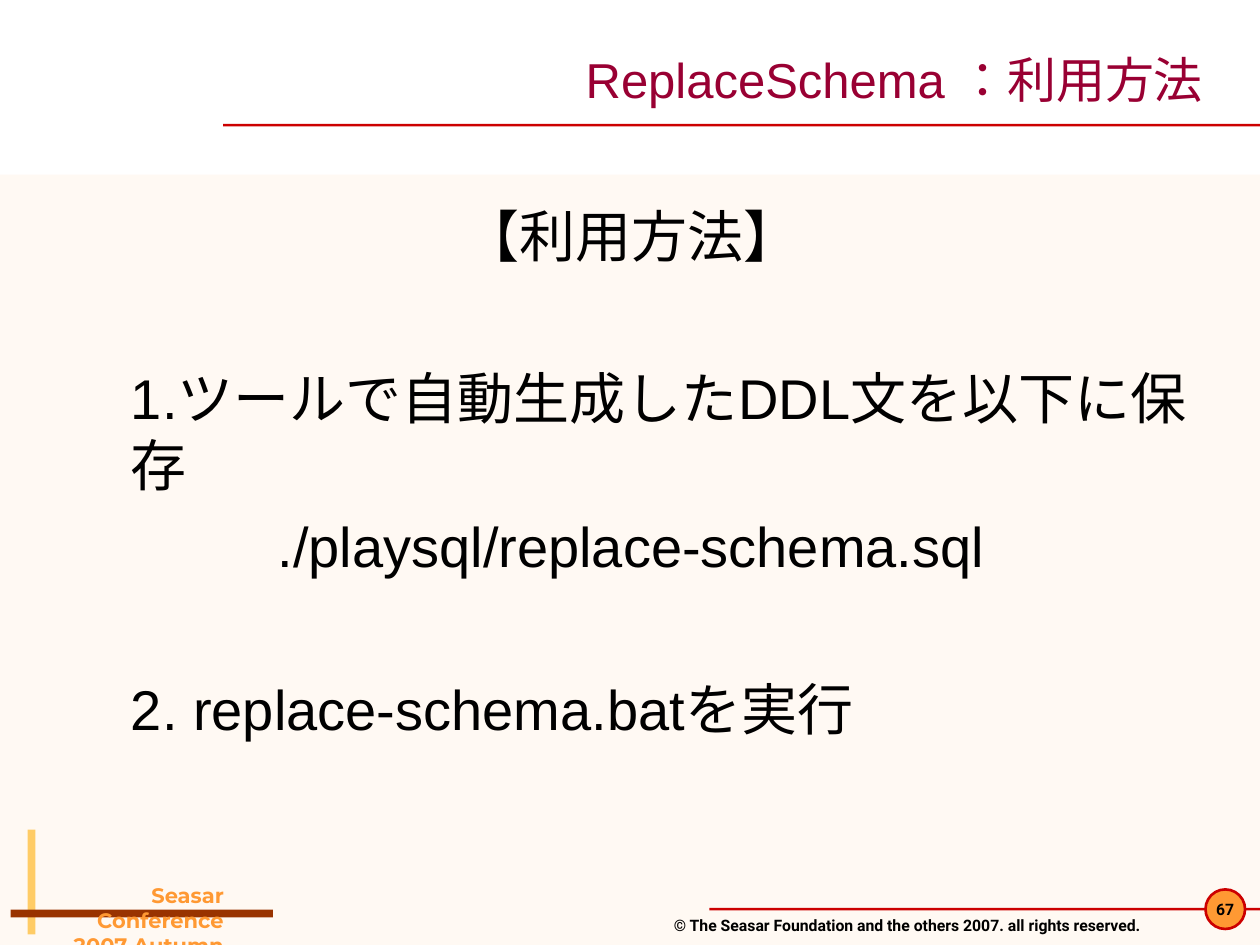
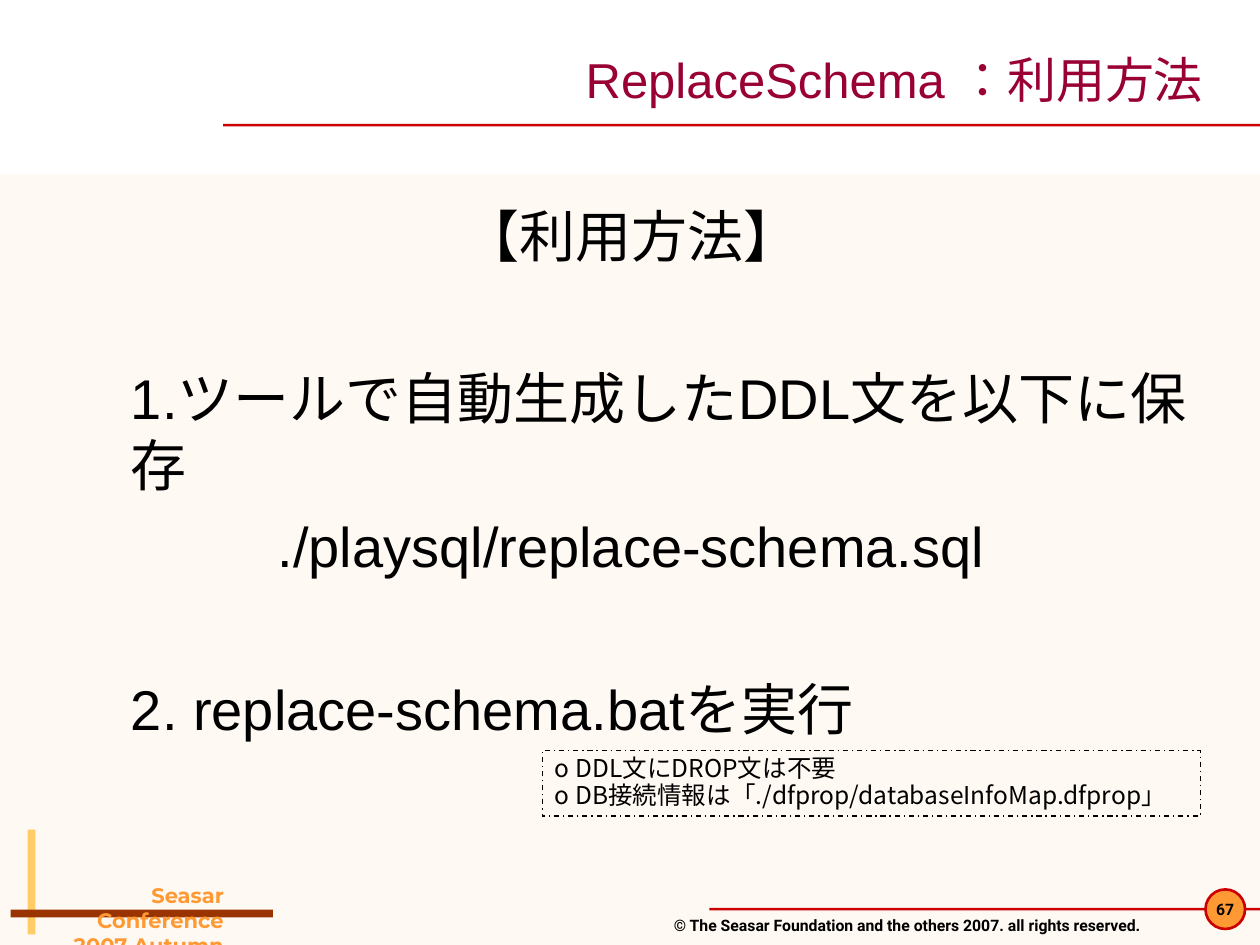
Before and after one commit to seasarorg/dbflute, a slide deck: slide 67 of dbflute/etc/doc/pres/sc2007a_2-DBFlute.ppt. Drawn at 1260x945 pixels with LibreOffice and Linux fonts; fonts in the diff are those of the drawing; background and template pictures are left out. Boxes give left, top, right and bottom in pixels: in the first picture for what was removed or moved away, otherwise in the second. Text is boxed around its words. In the diff, an @@ line names an element or a change of style, - is before the commit and + after.

```diff
--- a/dbflute/etc/doc/pres/sc2007a_2-DBFlute.ppt
+++ b/dbflute/etc/doc/pres/sc2007a_2-DBFlute.ppt
@@ rectangle added at [542, 750, 1200, 815], outline #000000 0.74 pt dashed, 14 pt, text #000000 @@
+o DDL文にDROP文は不要
+o DB接続情報は「./dfprop/databaseInfoMap.dfprop」
```
Also in this commit, not shown: 7 other slides changed, 7 other files.
